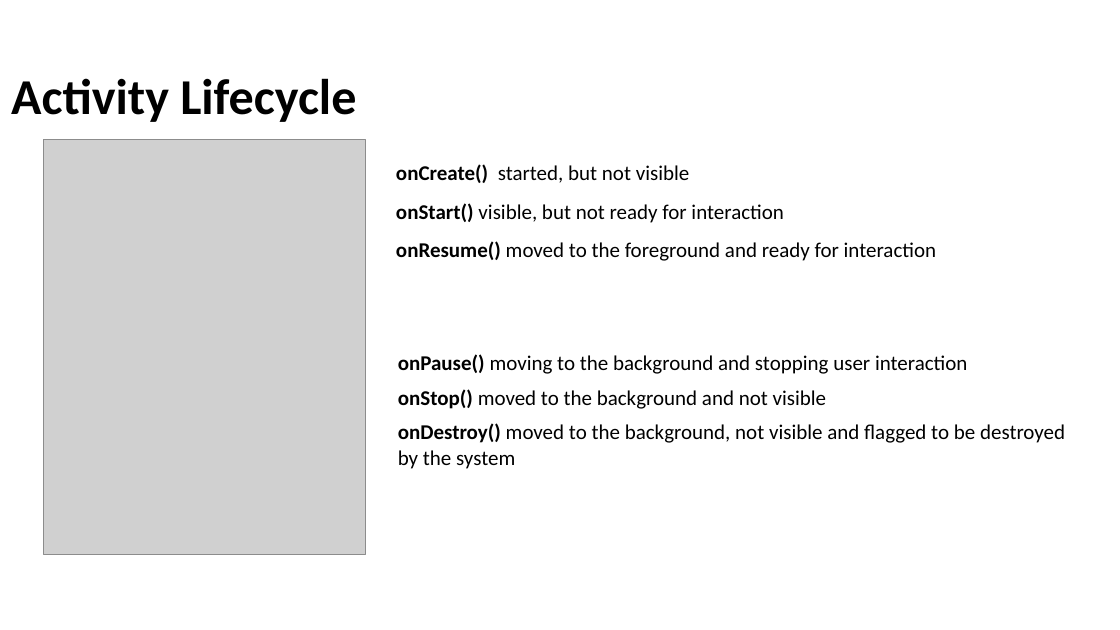
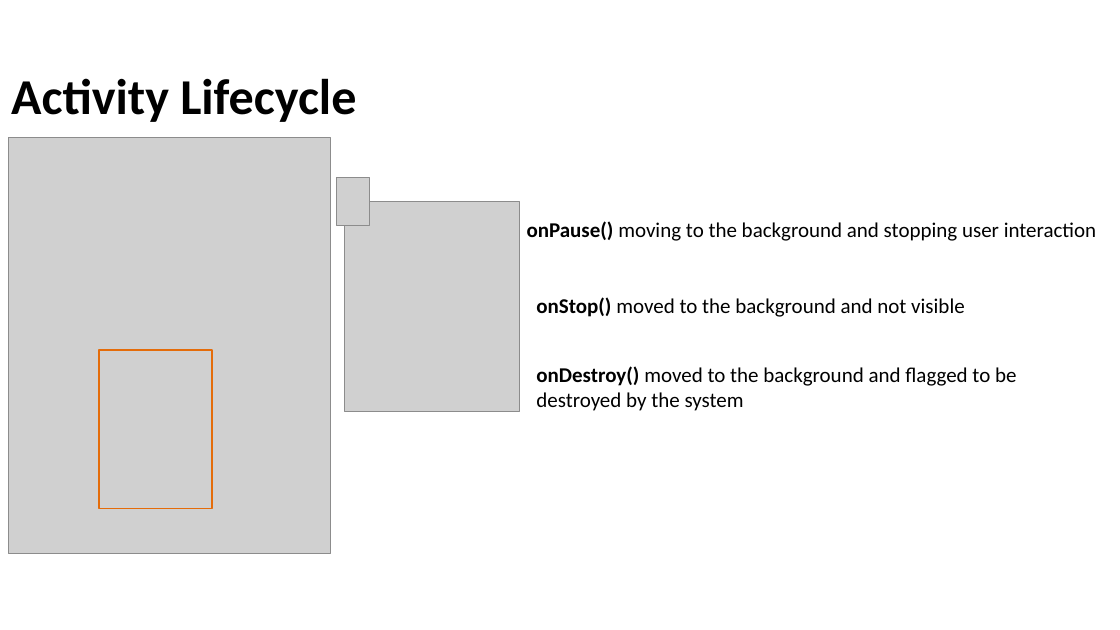
Before and after one commit to Batch-xx/Android-Lunch-Learn, a slide deck: slide 15 of slides/Android Studio_Activities_Fragments.pptx (slide 14 before the commit). Drawn at 1120x630 pixels with LibreOffice and Linux fonts; fonts in the diff are those of the drawing; grey boxes stand for pictures; background and template pictures are left out. Boxes give left, top, right and bottom in pixels: in the first picture for what was removed or moved away, otherwise in the second. Text is boxed around its words. In the diff, an @@ line names an element or a change of style, - is before the commit and + after.

```diff
--- a/slides/Android Studio_Activities_Fragments.pptx
+++ b/slides/Android Studio_Activities_Fragments.pptx
@@ picture: place and size @@
-picture at box(44, 139, 365, 555)
+picture at box(8, 138, 330, 554)
@@ picture added at box(337, 177, 370, 225) @@
@@ text removed at box(396, 164, 690, 183) @@
-onCreate() started, but not visible
@@ picture added at box(344, 202, 520, 412) @@
@@ text removed at box(396, 203, 784, 223) @@
-onStart() visible, but not ready for interaction
@@ text "onPause() moving to the background ...": place and size @@
-text "onPause() moving to the background ..." at box(398, 354, 967, 374)
+text "onPause() moving to the background ..." at box(527, 221, 1096, 241)
@@ text removed at box(396, 241, 936, 261) @@
-onResume() moved to the foreground and ready for interaction
@@ text "onStop() moved to the background ...": place and size @@
-text "onStop() moved to the background ..." at box(398, 389, 827, 409)
+text "onStop() moved to the background ..." at box(536, 297, 965, 317)
@@ rectangle added at box(99, 350, 212, 509), outline #E46C0A 1.5 pt @@
@@ text at box(536, 366, 1016, 411): text changed @@
-onDestroy() moved to the background, not visible and flagged to be destroyed by the system
+onDestroy() moved to the background and flagged to be destroyed by the system
```
Also in this commit, not shown: 5 other slides changed, 4 slides added, 6 slides removed, 1 other file.
